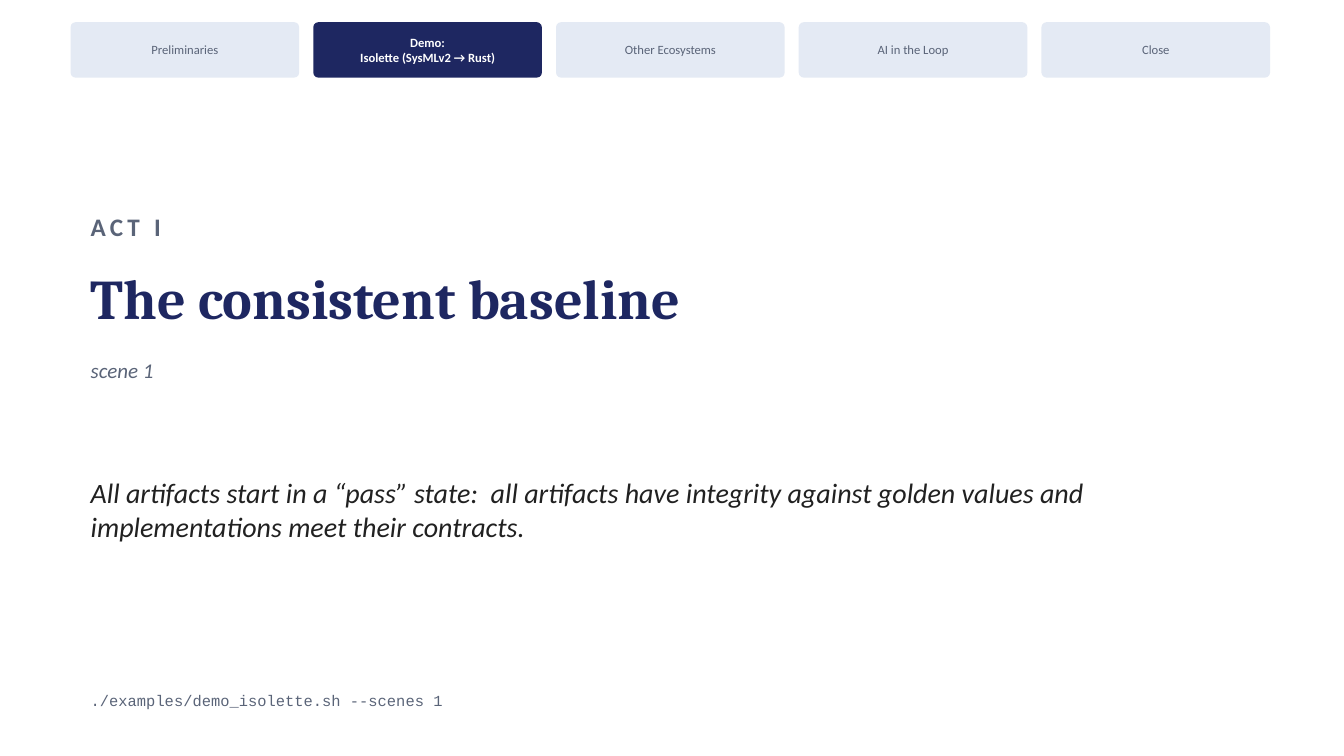
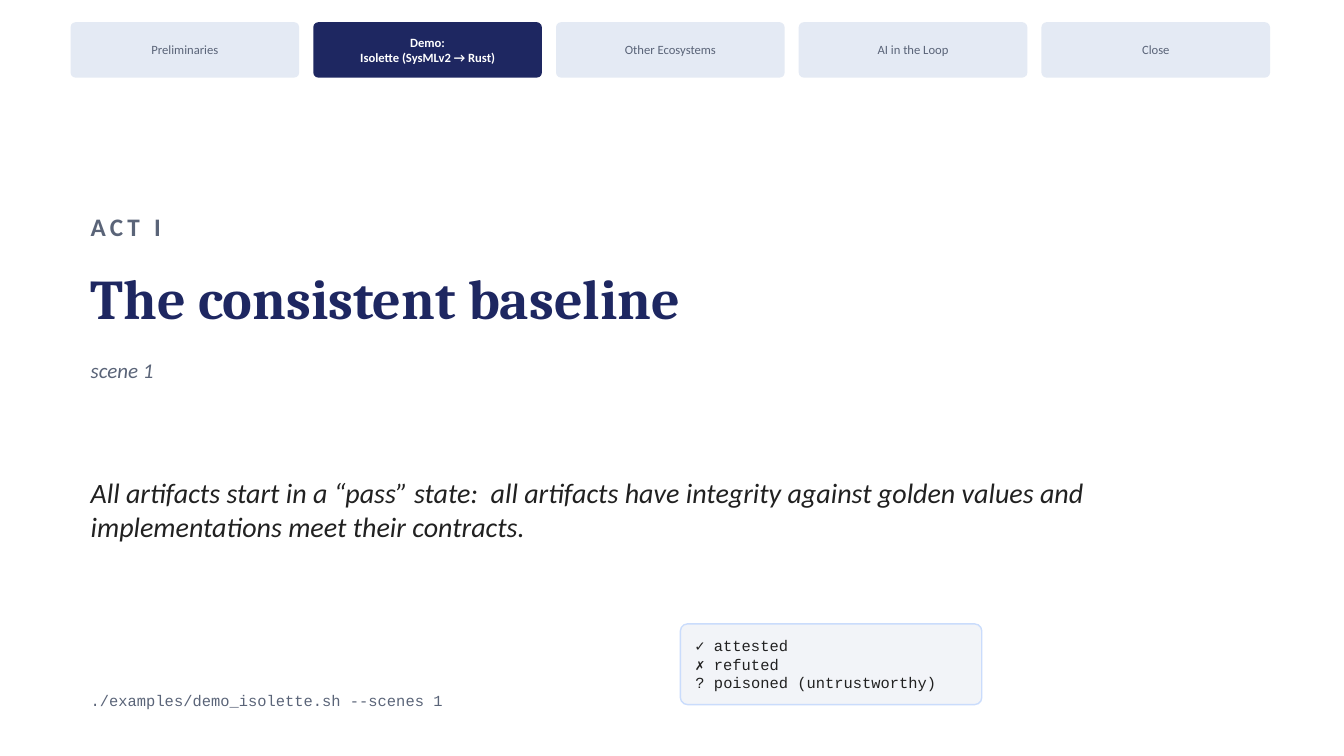
Before and after one commit to ku-sldg/pybb, a slide deck: slide 9 of docs/video_slides_draft.pptx. Drawn at 1344x756 pixels with LibreOffice and Linux fonts; fonts in the diff are those of the drawing. Boxes give left, top, right and bottom in pixels: in the first picture for what was removed or moved away, otherwise in the second. Text is boxed around its words. In the diff, an @@ line names an element or a change of style, - is before the commit and + after.

```diff
--- a/docs/video_slides_draft.pptx
+++ b/docs/video_slides_draft.pptx
@@ rounded rectangle added at (681,624,982,705), fill #F2F4F8, outline #CADCFC 1 pt @@
@@ text added at (714,640,936,691), 11 pt, text #212121 @@
+✓ attested
+✗ refuted
+? poisoned (untrustworthy)
```
Also in this commit, not shown: 1 other slide changed, 2 other files.
